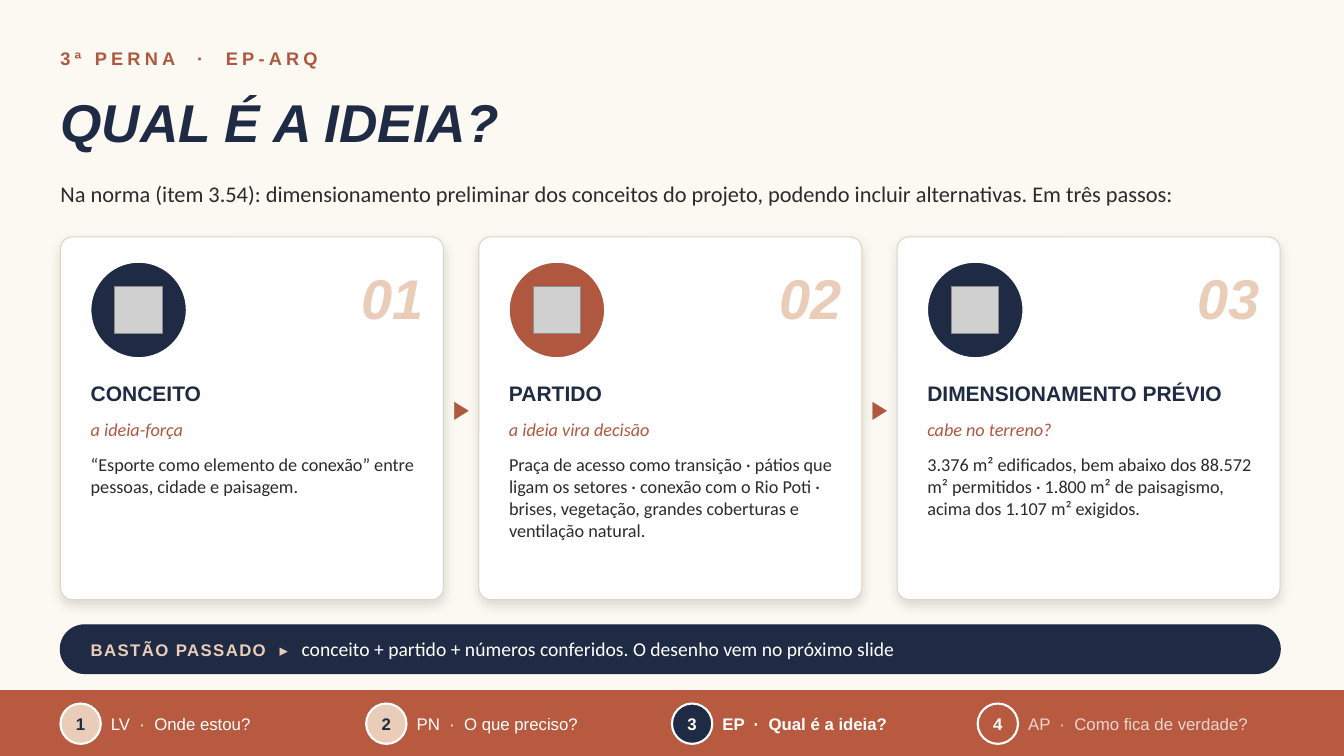
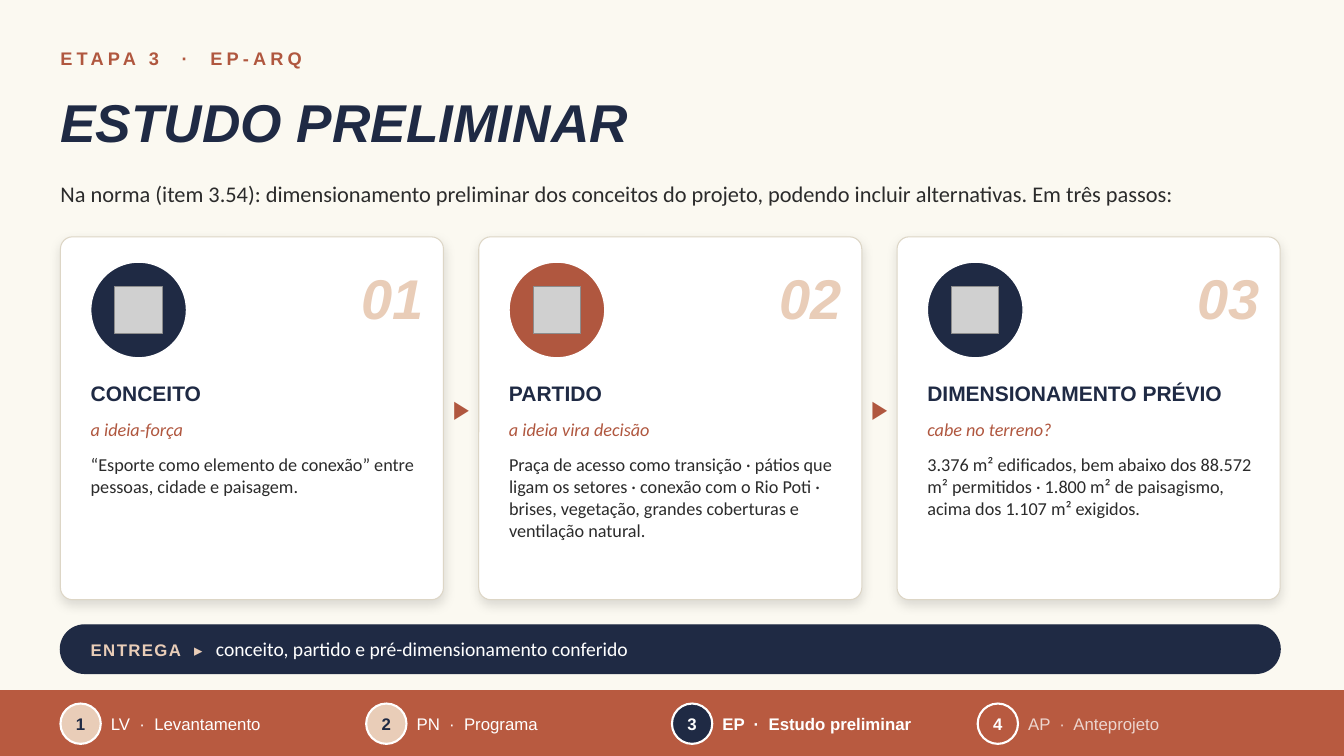
Before and after one commit to arqlais/slide, a slide deck: slide 8 of Claudio_Castro_de_Oliveira_Junior.pptx. Drawn at 1344x756 pixels with LibreOffice and Linux fonts; fonts in the diff are those of the drawing; grey boxes stand for pictures. Boxes give left, top, right and bottom in pixels: in the first picture for what was removed or moved away, otherwise in the second. Text is boxed around its words. In the diff, an @@ line names an element or a change of style, - is before the commit and + after.

```diff
--- a/Claudio_Castro_de_Oliveira_Junior.pptx
+++ b/Claudio_Castro_de_Oliveira_Junior.pptx
@@ text at (149, 52, 302, 69): text changed @@
-3ª PERNA · EP-ARQ
+ETAPA 3 · EP-ARQ
@@ text at (60, 105, 628, 143): text changed @@
-QUAL É A IDEIA?
+ESTUDO PRELIMINAR
@@ text at (91, 642, 628, 659): text changed @@
-BASTÃO PASSADO ▸ conceito + partido + números conferidos. O desenho vem no próximo slide
+ENTREGA ▸ conceito, partido e pré-dimensionamento conferido
@@ text at (111, 718, 260, 730): text changed @@
-LV · Onde estou?
+LV · Levantamento
@@ text at (417, 718, 538, 734): text changed @@
-PN · O que preciso?
+PN · Programa
@@ text at (722, 718, 911, 734): text changed @@
-EP · Qual é a ideia?
+EP · Estudo preliminar
@@ text at (1028, 718, 1159, 734): text changed @@
-AP · Como fica de verdade?
+AP · Anteprojeto
```
Also in this commit, not shown: 9 other slides changed, 3 other files.
